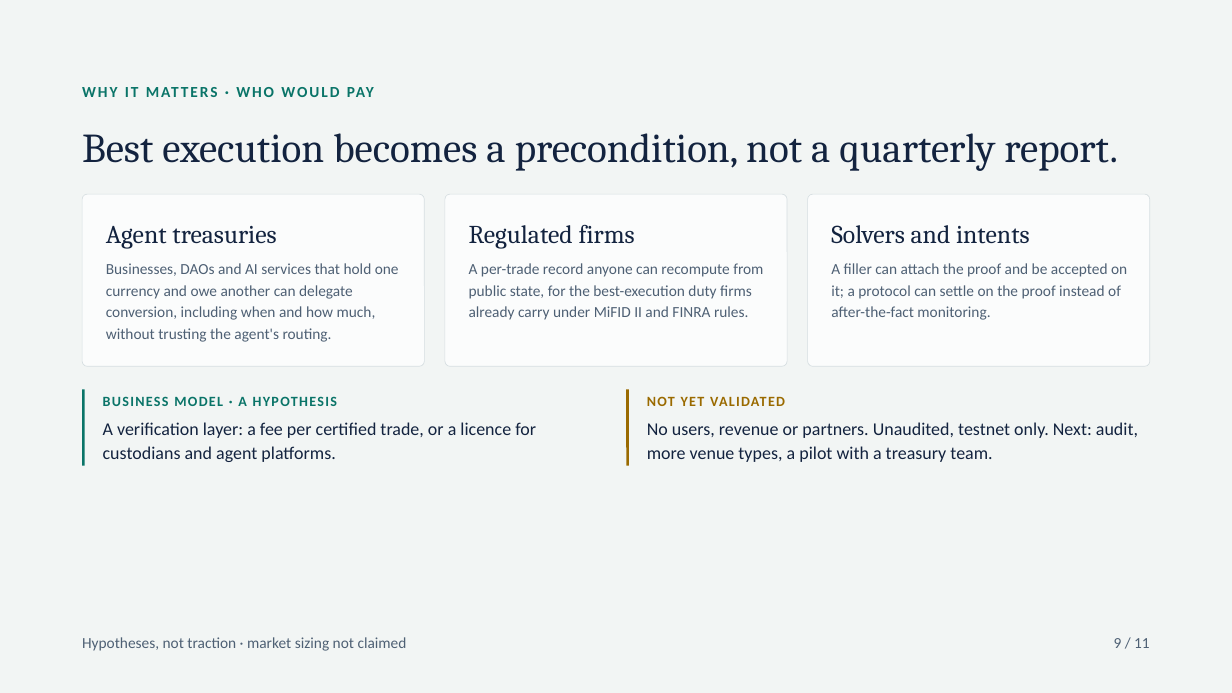
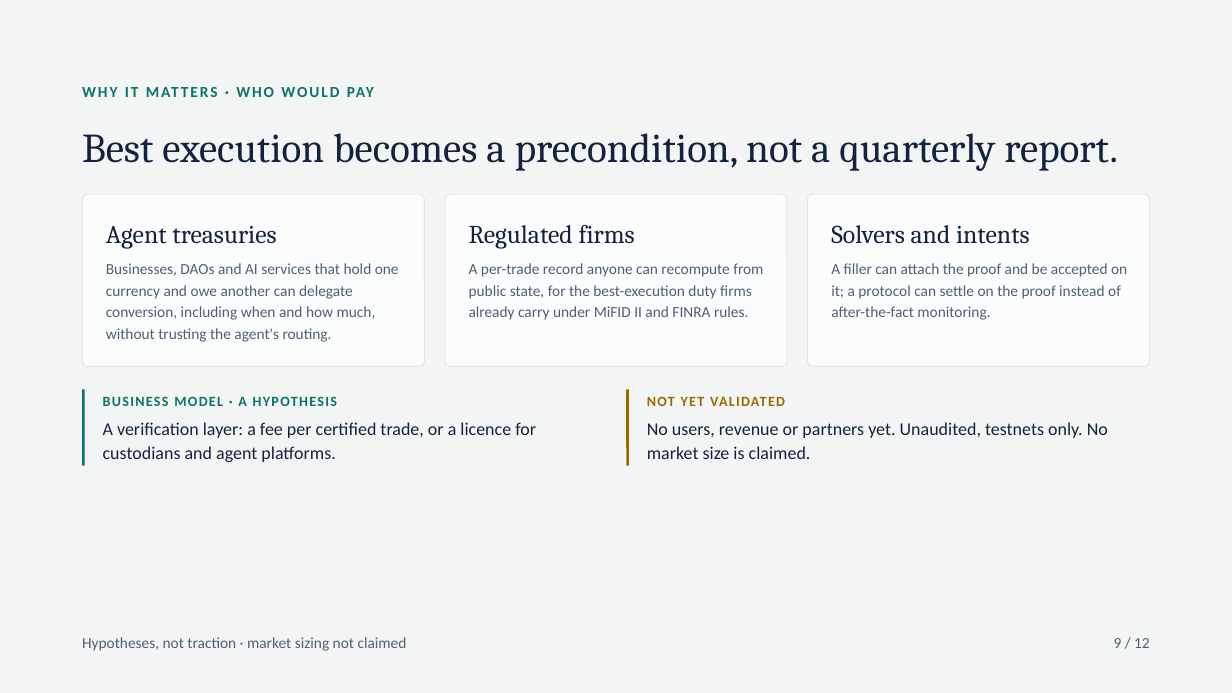
Before and after one commit to Nightcore709/qed-agent-wallet, a slide deck: slide 9 of presentation/QED-Final-Pitch.pptx. Drawn at 1232x693 pixels with LibreOffice and Linux fonts; fonts in the diff are those of the drawing. Boxes give left, top, right and bottom in pixels: in the first picture for what was removed or moved away, otherwise in the second. Text is boxed around its words. In the diff, an @@ line names an element or a change of style, - is before the commit and + after.

```diff
--- a/presentation/QED-Final-Pitch.pptx
+++ b/presentation/QED-Final-Pitch.pptx
@@ text at box(647, 422, 1108, 459): text changed @@
-No users, revenue or partners. Unaudited, testnet only. Next: audit, more venue types, a pilot with a treasury team.
+No users, revenue or partners yet. Unaudited, testnets only. No market size is claimed.
@@ text at box(1114, 638, 1150, 648): text changed @@
-9 / 11
+9 / 12
```
Also in this commit, not shown: 11 other slides changed, 3 slides added, 3 other files.
